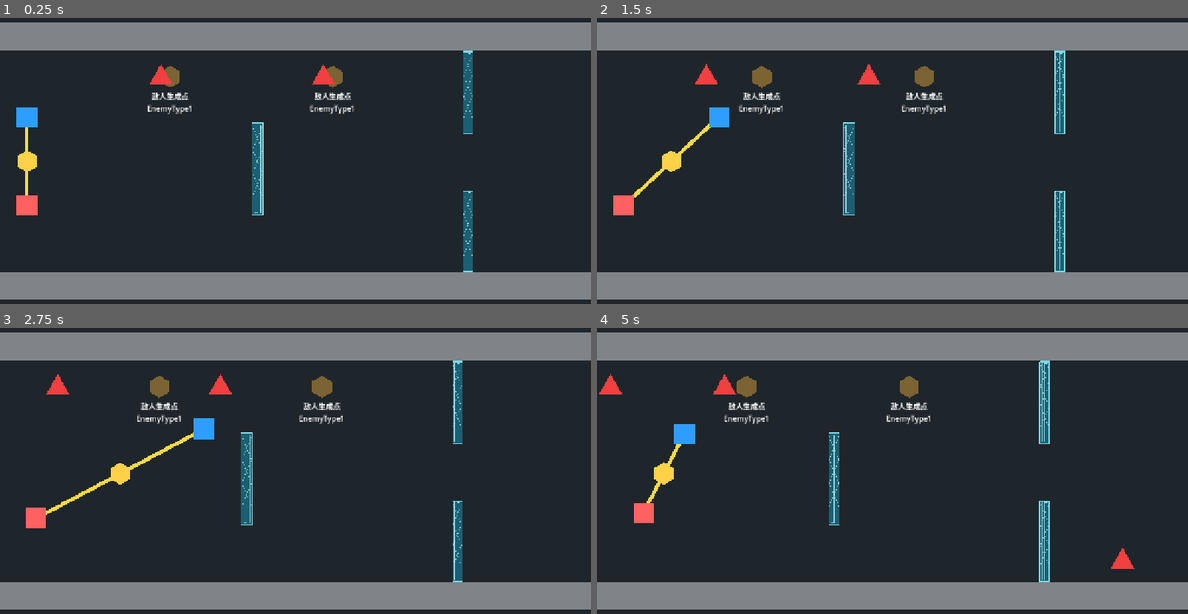
Above: before the commit, frames 1-4 (two rows, left to right).
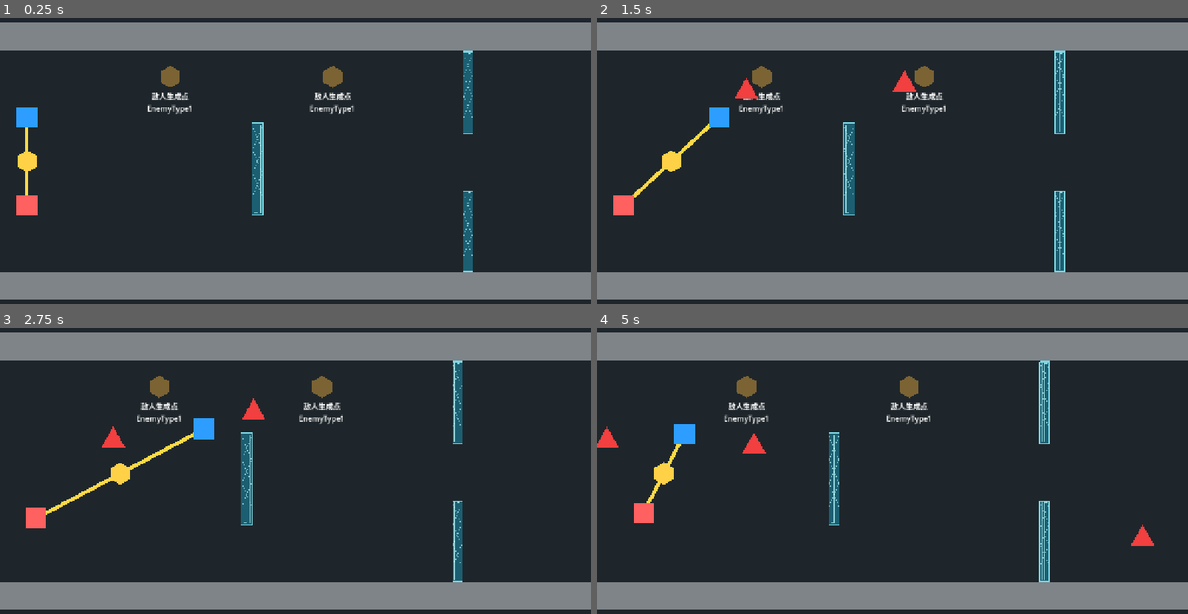
Above: after the commit, the same moments.

Repository: Jiufoduck/2026CGJ
Game: Godot game, scene res://scenes/main/MainScene.tscn
Same seed, same stepped clock (60 frames per second), same inputs: the game is played once before the commit and once after it.
Inputs (mouse positions are in pixels of both pictures, inside the frame that each line leads up to):
- Up to frame 1 (0.25 s): no input
- Up to frame 2 (1.5 s): tap Enter at 0.5 s; move the mouse to (1022, 143) at 0.52 s; hold D (p1_move_right) 0.53-1.25 s; tap E (p1_pass_card) at 0.6 s; click (1022, 143) at 0.67 s; drag from (774, 178) to (715, 78) at 1.27 s
- Up to frame 3 (2.75 s): move the mouse to (354, 399) at 2.02 s; hold D (p1_move_right) from 2.03 s (still down); tap Down (p2_move_down) at 2.1 s
- Up to frame 4 (5 s): release D (p1_move_right) at 2.75 s; drag from (862, 536) to (815, 388) at 2.77 s; move the mouse to (1069, 522) at 3.52 s; hold A (p1_move_left) 3.53-4.25 s; tap Right (p2_move_right) at 3.6 s; drag from (715, 422) to (1152, 559) at 4.27 s

The runs differ from the first frame. In frame 1, 0.3% of the frame differs, in the area x 25-57%, y 16-24%; in frame 2, 0.6%; in frame 3, 0.6%; in frame 4, 0.9%, in the area x 0-95%, y 16-85%.

Commit message:
添加几种enemy

Diff:
--- /dev/null
+++ b/scenes/enemies/Bullet3.tscn
@@ -0,0 +1,23 @@
+[gd_scene format=3 uid="uid://dyasjuwpaa2df"]
+
+[ext_resource type="Script" uid="uid://burexjdvjidx3" path="res://scripts/enemies/Bullet3.gd" id="1_ecrck"]
+
+[sub_resource type="CircleShape2D" id="CircleShape2D_brjpx"]
+
+[node name="Bullet3" type="RigidBody2D" unique_id=876274873]
+collision_layer = 0
+collision_mask = 2
+mass = 0.001
+gravity_scale = 0.0
+contact_monitor = true
+max_contacts_reported = 4
+script = ExtResource("1_ecrck")
+
+[node name="Visual" type="Polygon2D" parent="." unique_id=1234219398]
+color = Color(0.45490196, 0.2509804, 0.92156863, 1)
+polygon = PackedVector2Array(0, -10, 6, -8, 10, -1, 7, 7, -1, 10, -7, 6, -10, -1, -7, -7)
+
+[node name="CollisionShape2D" type="CollisionShape2D" parent="." unique_id=883648800]
+shape = SubResource("CircleShape2D_brjpx")
+
+[connection signal="body_entered" from="." to="." method="_on_body_entered"]
--- a/scenes/enemies/EnemySpawnPoint.tscn
+++ b/scenes/enemies/EnemySpawnPoint.tscn
@@ -1,18 +1,18 @@
-[gd_scene load_steps=2 format=3]
+[gd_scene format=3 uid="uid://c5laq35g7a0nu"]
 
-[ext_resource type="Script" path="res://scripts/enemies/EnemySpawnPoint.gd" id="1_spawn_script"]
+[ext_resource type="Script" uid="uid://cy1b6ls1vmx8r" path="res://scripts/enemies/EnemySpawnPoint.gd" id="1_spawn_script"]
 
-[node name="EnemySpawnPoint" type="Node2D"]
+[node name="EnemySpawnPoint" type="Node2D" unique_id=1518060247]
 script = ExtResource("1_spawn_script")
 
-[node name="Marker" type="Polygon2D" parent="."]
+[node name="Marker" type="Polygon2D" parent="." unique_id=955784743]
 color = Color(1, 0.72, 0.25, 0.42)
 polygon = PackedVector2Array(0, -24, 21, -12, 21, 12, 0, 24, -21, 12, -21, -12)
 
-[node name="Label" type="Label" parent="."]
+[node name="Label" type="Label" parent="." unique_id=2128561327]
 offset_left = -74.0
 offset_top = 30.0
 offset_right = 74.0
 offset_bottom = 78.0
+text = "敌人生成点"
 horizontal_alignment = 1
-text = "敌人生成点"
--- a/scenes/enemies/EnemyType1.tscn
+++ b/scenes/enemies/EnemyType1.tscn
@@ -1,6 +1,6 @@
-[gd_scene load_steps=4 format=3]
+[gd_scene format=3 uid="uid://253htnqnf3pa"]
 
-[ext_resource type="Script" path="res://scripts/enemies/EnemyBase.gd" id="1_enemy_script"]
+[ext_resource type="Script" uid="uid://hpy3rbq4g6b1" path="res://scripts/enemies/EnemyType1.gd" id="1_5psb6"]
 
 [sub_resource type="CircleShape2D" id="CircleShape2D_enemy_body"]
 radius = 24.0
@@ -8,25 +8,23 @@
 [sub_resource type="CircleShape2D" id="CircleShape2D_damage_area"]
 radius = 36.0
 
-[node name="EnemyType1" type="CharacterBody2D"]
+[node name="EnemyType1" type="CharacterBody2D" unique_id=141443469]
 collision_layer = 8
-collision_mask = 4
-script = ExtResource("1_enemy_script")
-enemy_type_id = 1
-move_speed = 80.0
-move_direction = Vector2(-1, 0)
-contact_damage = 8.0
+collision_mask = 6
+script = ExtResource("1_5psb6")
+max_health = 5.0
+contact_damage_cooldown = 3.0
 
-[node name="Visual" type="Polygon2D" parent="."]
+[node name="Visual" type="Polygon2D" parent="." unique_id=54952112]
 color = Color(0.95, 0.25, 0.25, 1)
 polygon = PackedVector2Array(0, -28, 26, 18, -26, 18)
 
-[node name="CollisionShape2D" type="CollisionShape2D" parent="."]
+[node name="CollisionShape2D" type="CollisionShape2D" parent="." unique_id=900316037]
 shape = SubResource("CircleShape2D_enemy_body")
 
-[node name="DamageArea" type="Area2D" parent="."]
+[node name="DamageArea" type="Area2D" parent="." unique_id=630168635]
 collision_layer = 0
 collision_mask = 2
 
-[node name="CollisionShape2D" type="CollisionShape2D" parent="DamageArea"]
+[node name="CollisionShape2D" type="CollisionShape2D" parent="DamageArea" unique_id=1214081616]
 shape = SubResource("CircleShape2D_damage_area")
--- a/scenes/enemies/EnemyType2.tscn
+++ b/scenes/enemies/EnemyType2.tscn
@@ -1,6 +1,6 @@
-[gd_scene load_steps=4 format=3]
+[gd_scene format=3 uid="uid://brsxxk1uv271h"]
 
-[ext_resource type="Script" path="res://scripts/enemies/EnemyBase.gd" id="1_enemy_script"]
+[ext_resource type="Script" uid="uid://hpy3rbq4g6b1" path="res://scripts/enemies/EnemyType1.gd" id="1_r8ucr"]
 
 [sub_resource type="CircleShape2D" id="CircleShape2D_enemy_body"]
 radius = 28.0
@@ -8,26 +8,22 @@
 [sub_resource type="CircleShape2D" id="CircleShape2D_damage_area"]
 radius = 40.0
 
-[node name="EnemyType2" type="CharacterBody2D"]
+[node name="EnemyType2" type="CharacterBody2D" unique_id=685467082]
 collision_layer = 8
 collision_mask = 4
-script = ExtResource("1_enemy_script")
-enemy_type_id = 2
-move_speed = 55.0
-move_direction = Vector2(-0.6, 0.4)
-max_health = 45.0
-contact_damage = 12.0
+script = ExtResource("1_r8ucr")
+max_health = 9.0
 
-[node name="Visual" type="Polygon2D" parent="."]
+[node name="Visual" type="Polygon2D" parent="." unique_id=1965926706]
 color = Color(0.75, 0.35, 1, 1)
 polygon = PackedVector2Array(-28, -28, 28, -28, 28, 28, -28, 28)
 
-[node name="CollisionShape2D" type="CollisionShape2D" parent="."]
+[node name="CollisionShape2D" type="CollisionShape2D" parent="." unique_id=1754530060]
 shape = SubResource("CircleShape2D_enemy_body")
 
-[node name="DamageArea" type="Area2D" parent="."]
+[node name="DamageArea" type="Area2D" parent="." unique_id=1190489169]
 collision_layer = 0
 collision_mask = 2
 
-[node name="CollisionShape2D" type="CollisionShape2D" parent="DamageArea"]
+[node name="CollisionShape2D" type="CollisionShape2D" parent="DamageArea" unique_id=800606698]
 shape = SubResource("CircleShape2D_damage_area")
--- a/scenes/enemies/EnemyType3.tscn
+++ b/scenes/enemies/EnemyType3.tscn
@@ -1,6 +1,7 @@
-[gd_scene load_steps=4 format=3]
+[gd_scene format=3 uid="uid://c2q4xwwctv2fl"]
 
-[ext_resource type="Script" path="res://scripts/enemies/EnemyBase.gd" id="1_enemy_script"]
+[ext_resource type="Script" uid="uid://cgnw6vpcb1pfa" path="res://scripts/enemies/EnemyType3.gd" id="1_5bp4v"]
+[ext_resource type="PackedScene" uid="uid://dyasjuwpaa2df" path="res://scenes/enemies/Bullet3.tscn" id="2_040bh"]
 
 [sub_resource type="CircleShape2D" id="CircleShape2D_enemy_body"]
 radius = 22.0
@@ -8,26 +9,24 @@
 [sub_resource type="CircleShape2D" id="CircleShape2D_damage_area"]
 radius = 34.0
 
-[node name="EnemyType3" type="CharacterBody2D"]
+[node name="EnemyType3" type="CharacterBody2D" unique_id=1380354210]
 collision_layer = 8
-collision_mask = 4
-script = ExtResource("1_enemy_script")
-enemy_type_id = 3
-move_speed = 120.0
-move_direction = Vector2(-1, -0.2)
-max_health = 24.0
-contact_damage = 6.0
+collision_mask = 6
+script = ExtResource("1_5bp4v")
+bullet = ExtResource("2_040bh")
+shoot_interval = 2.0
+max_health = 4.0
 
-[node name="Visual" type="Polygon2D" parent="."]
+[node name="Visual" type="Polygon2D" parent="." unique_id=1332585819]
 color = Color(0.25, 0.95, 0.65, 1)
 polygon = PackedVector2Array(0, -28, 25, 0, 0, 28, -25, 0)
 
-[node name="CollisionShape2D" type="CollisionShape2D" parent="."]
+[node name="CollisionShape2D" type="CollisionShape2D" parent="." unique_id=1992244347]
 shape = SubResource("CircleShape2D_enemy_body")
 
-[node name="DamageArea" type="Area2D" parent="."]
+[node name="DamageArea" type="Area2D" parent="." unique_id=185773053]
 collision_layer = 0
 collision_mask = 2
 
-[node name="CollisionShape2D" type="CollisionShape2D" parent="DamageArea"]
+[node name="CollisionShape2D" type="CollisionShape2D" parent="DamageArea" unique_id=777710499]
 shape = SubResource("CircleShape2D_damage_area")
--- /dev/null
+++ b/scripts/enemies/Bullet3.gd
@@ -0,0 +1,17 @@
+extends RigidBody2D
+
+class_name Bullet
+
+var damage: int = 1
+
+func _ready() -> void:
+	self_destroy()
+
+func _on_body_entered(body: Node) -> void:
+	if body.has_method("take_hit"):
+		body.take_hit(damage)
+		queue_free()
+
+func self_destroy():
+	await get_tree().create_timer(10).timeout
+	queue_free()
--- a/scripts/enemies/EnemyBase.gd
+++ b/scripts/enemies/EnemyBase.gd
@@ -36,63 +36,63 @@
 
 
 func _ready() -> void:
-	current_health = max_health
-	contact_damage_timer = 0.0
-	if damage_area != null:
-		damage_area.monitoring = true
-	_refresh_visual_style()
+    current_health = max_health
+    contact_damage_timer = 0.0
+    if damage_area != null:
+        damage_area.monitoring = true
+    _refresh_visual_style()
 
 
 func _physics_process(delta: float) -> void:
-	contact_damage_timer = maxf(0.0, contact_damage_timer - delta)
-	if can_move and move_direction.length() > 0.0:
-		velocity = move_direction.normalized() * move_speed
-		move_and_slide()
-		if get_slide_collision_count() > 0:
-			var collision := get_slide_collision(0)
-			move_direction = move_direction.bounce(collision.get_normal()).normalized()
-	else:
-		velocity = Vector2.ZERO
+    contact_damage_timer = maxf(0.0, contact_damage_timer - delta)
+    if can_move and move_direction.length() > 0.0:
+        velocity = move_direction.normalized() * move_speed
+        move_and_slide()
+        if get_slide_collision_count() > 0:
+            var collision := get_slide_collision(0)
+            move_direction = move_direction.bounce(collision.get_normal()).normalized()
+    else:
+        velocity = Vector2.ZERO
 
-	_try_damage_body()
+    _try_damage_body()
 
 
 func take_damage(amount: float) -> void:
-	if amount <= 0.0 or current_health <= 0.0:
-		return
+    if amount <= 0.0 or current_health <= 0.0:
+        return
 
-	current_health = maxf(0.0, current_health - amount)
-	if current_health <= 0.0:
-		_disable_enemy()
+    current_health = maxf(0.0, current_health - amount)
+    if current_health <= 0.0:
+        _disable_enemy()
 
 
 func _try_damage_body() -> void:
-	if contact_damage_timer > 0.0 or damage_area == null:
-		return
+    if contact_damage_timer > 0.0 or damage_area == null:
+        return
 
-	for body in damage_area.get_overlapping_bodies():
-		if body.has_method("take_hit"):
-			body.take_hit(contact_damage)
-			contact_damage_timer = contact_damage_cooldown
-			return
+    for body in damage_area.get_overlapping_bodies():
+        if body.has_method("take_hit"):
+            body.take_hit(contact_damage)
+            contact_damage_timer = contact_damage_cooldown
+            return
 
 
 func _refresh_visual_style() -> void:
-	if visual_polygon == null:
-		return
+    if visual_polygon == null:
+        return
 
-	if enemy_type_id == 1:
-		visual_polygon.color = Color(0.95, 0.25, 0.25, 1.0)
-	elif enemy_type_id == 2:
-		visual_polygon.color = Color(0.75, 0.35, 1.0, 1.0)
-	else:
-		visual_polygon.color = Color(0.25, 0.95, 0.65, 1.0)
+    if enemy_type_id == 1:
+        visual_polygon.color = Color(0.95, 0.25, 0.25, 1.0)
+    elif enemy_type_id == 2:
+        visual_polygon.color = Color(0.75, 0.35, 1.0, 1.0)
+    else:
+        visual_polygon.color = Color(0.25, 0.95, 0.65, 1.0)
 
 
 func _disable_enemy() -> void:
-	hide()
-	set_physics_process(false)
-	set_collision_layer_value(4, false)
-	set_collision_mask_value(3, false)
-	if damage_area != null:
-		damage_area.monitoring = false
+    hide()
+    set_physics_process(false)
+    set_collision_layer_value(4, false)
+    set_collision_mask_value(3, false)
+    if damage_area != null:
+        damage_area.monitoring = false
--- a/scripts/enemies/EnemySpawnPoint.gd
+++ b/scripts/enemies/EnemySpawnPoint.gd
@@ -14,10 +14,10 @@
 # - _refresh_label()：根据 spawn_label 和 enemy_scene 更新生成点显示文字。
 
 @export var enemy_scene: PackedScene
-@export var spawn_on_ready := true
 @export var spawn_label := "敌人生成点"
 
 var spawned_enemy: Node2D
+const SPAWN_DISTANCE = 1500
 
 @onready var marker_visual: Polygon2D = $Marker
 @onready var label_node: Label = $Label
@@ -26,13 +26,24 @@
 func _ready() -> void:
 	add_to_group("enemy_spawn_points")
 	_refresh_label()
-	if spawn_on_ready:
-		spawn_enemy()
+	start_spawn_loop()
 
+func start_spawn_loop():
+	var core = EnemyUtils.get_body_core()
+	while true:
+		await get_tree().create_timer(1.0).timeout
+		var dis = (core.global_position - global_position).length()
+		if dis < SPAWN_DISTANCE:
+			spawn_enemy()
+			return
 
 func spawn_enemy() -> Node2D:
-	if spawned_enemy != null or enemy_scene == null:
+	if enemy_scene == null:
+		push_error('enemy_scene not set!')
 		return spawned_enemy
+	if spawned_enemy != null:
+		return spawned_enemy
+	print('enemy spawned: %s' % self.name)
 
 	var instance := enemy_scene.instantiate()
 	if not instance is Node2D:
--- /dev/null
+++ b/scripts/enemies/EnemyType1.gd
@@ -0,0 +1,10 @@
+extends EnemyBase
+
+class_name EnemyType1
+
+func _physics_process(delta: float) -> void:
+	var core = EnemyUtils.get_body_core()
+	var dir = core.global_position - global_position
+	dir = dir.normalized()
+	move_direction = EnemyUtils.force_left(dir)
+	super._physics_process(delta)
--- /dev/null
+++ b/scripts/enemies/EnemyType3.gd
@@ -0,0 +1,50 @@
+extends RangedEnemyBase
+
+class_name EnemyType3
+
+@export var bullet: PackedScene
+@export var bullet_speed: float = 200
+@export var bullet_damage: int = 5
+@export var shoot_interval: float = 3
+@export var shoot_range: float = 300
+@export var is_elite: bool
+@export var elite_bullet_offset = 20
+
+var can_shoot = true
+
+func _ready() -> void:
+	super._ready()
+	start_behavior_loop()
+
+func start_behavior_loop():
+	var core = EnemyUtils.get_body_core()
+	while true:
+		await get_tree().physics_frame
+		var dir = core.global_position - global_position
+		if dir.length() > shoot_range:
+			move_direction = EnemyUtils.force_left(dir.normalized())
+		else:
+			move_direction = Vector2.ZERO
+			if can_shoot:
+				shoot(dir)
+
+func shoot(dir: Vector2):
+	assert(can_shoot)
+	can_shoot = false
+	var pos = global_position
+	dir = dir.normalized()
+	if is_elite:
+		var dir1 = Vector2(dir.y, -dir.x)
+		spawn_bullet(pos+dir1*elite_bullet_offset, dir)
+		spawn_bullet(pos-dir1*elite_bullet_offset, dir)
+	else:
+		spawn_bullet(pos, dir)
+	await get_tree().create_timer(shoot_interval).timeout
+	can_shoot = true
+
+func spawn_bullet(pos: Vector2, dir: Vector2):
+	var obj = bullet.instantiate() as Bullet
+	obj.global_position = pos
+	obj.linear_velocity = dir * bullet_speed
+	obj.damage = bullet_damage
+	EnemyUtils.get_main_scene().add_child(obj)
--- /dev/null
+++ b/scripts/enemies/EnemyUtils.gd
@@ -0,0 +1,18 @@
+extends RefCounted
+
+class_name EnemyUtils
+
+static func get_root():
+	var tree := Engine.get_main_loop() as SceneTree
+	return tree.root
+
+static func get_main_scene():
+	return get_root().get_node('MainScene')
+
+static func get_body_core() -> Node2D:
+	return get_root().get_node('MainScene/Actors/BodyCore') as Node2D
+
+static func force_left(v: Vector2):
+	if v.x > 0:
+		return Vector2.LEFT
+	return v
--- /dev/null
+++ b/scripts/enemies/RangedEnemyBase.gd
@@ -0,0 +1,12 @@
+extends EnemyBase
+
+class_name RangedEnemyBase
+
+func _ready() -> void:
+	super._ready()
+	damage_area.queue_free()
+
+func _try_damage_body() -> void:
+	# 禁用近战逻辑
+	if contact_damage_timer > 0.0 or damage_area == null:
+		return
Not shown, added: scripts/enemies/Bullet3.gd.uid
Not shown, added: scripts/enemies/EnemyType1.gd.uid
Not shown, added: scripts/enemies/EnemyType3.gd.uid
Not shown, added: scripts/enemies/EnemyUtils.gd.uid
Not shown, added: scripts/enemies/RangedEnemyBase.gd.uid
